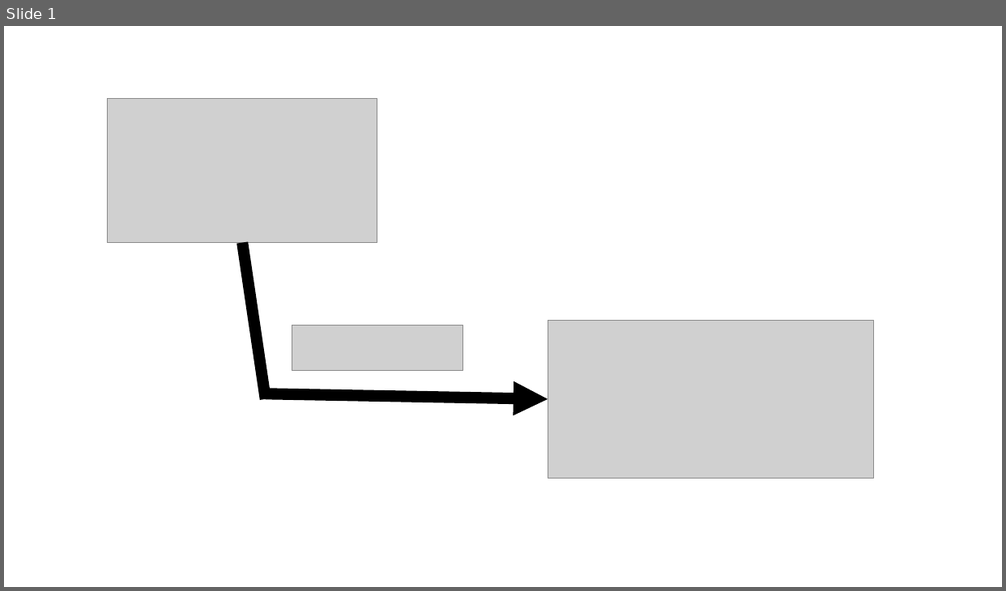
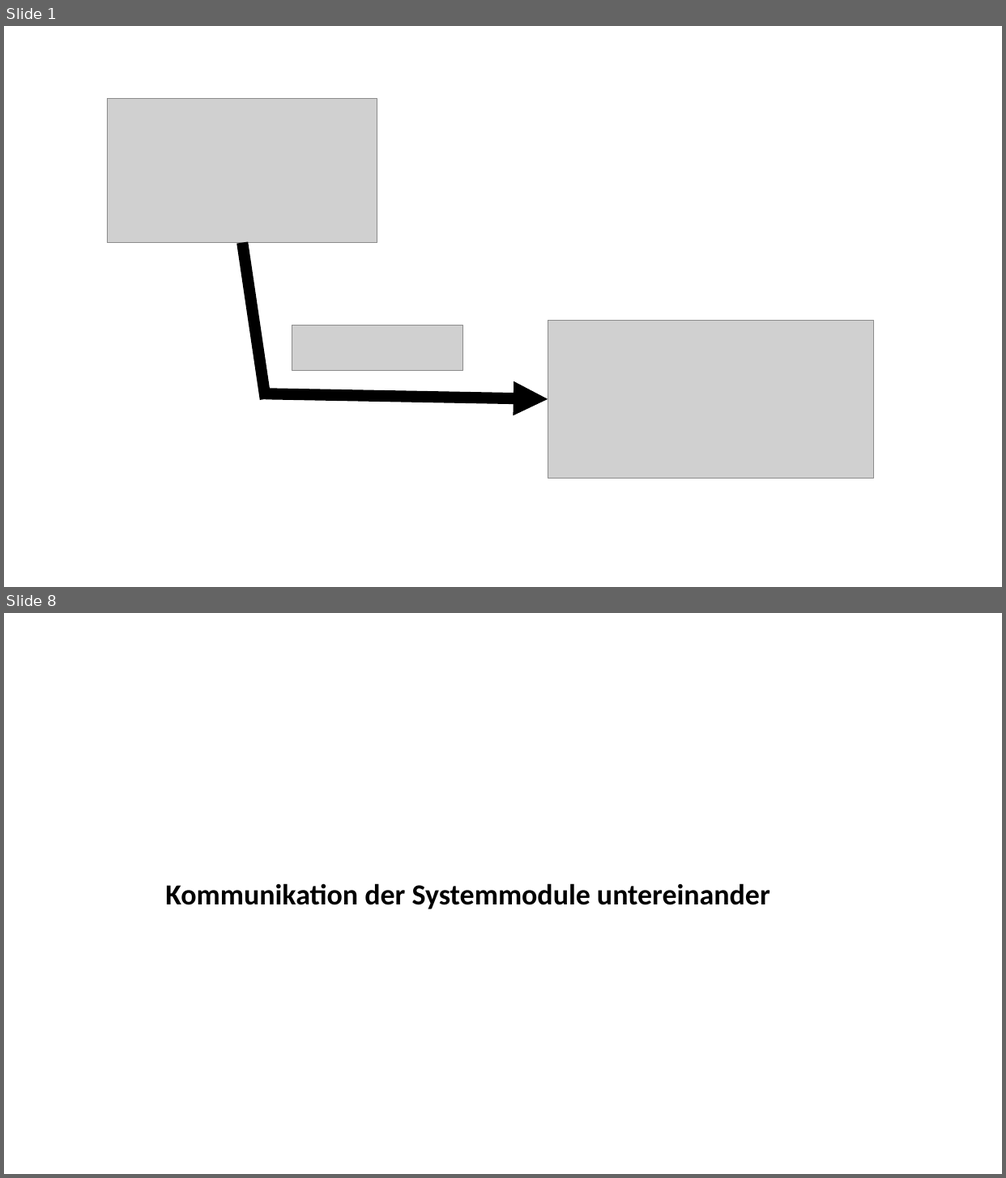
Before and after one commit to osl2/DAQ-Documents, a slide deck: 2-Entwurf/1-Phasenartefakt/Vortrag/Vortrag - Entwurf.pptx. Shown one above the other, each under a label of ours: slide 1 before the commit, slides 1 and 8 after it; the slides between them are not shown. The pictures are 1006x591 and 1006x1178 pixels, drawn with LibreOffice and Linux fonts; fonts in the diff are those of the drawing; grey boxes stand for pictures; background and template pictures are left out. Boxes give left, top, right and bottom in pixels: in the first picture for what was removed or moved away, otherwise in the second. Text is boxed around its words. In the diff, an @@ line names an element or a change of style, - is before the commit and + after.

```diff
--- a/2-Entwurf/1-Phasenartefakt/Vortrag/Vortrag - Entwurf.pptx
+++ b/2-Entwurf/1-Phasenartefakt/Vortrag/Vortrag - Entwurf.pptx
@@ slide 8 added at (4, 613, 1002, 1174), background picture (left out) @@
@@ text added at (165, 884, 770, 909), 28 pt, text #000000, bold @@
+Kommunikation der Systemmodule untereinander
```
Also in this commit, not shown: 14 other slides added, 13 slides removed, 5 other files.
